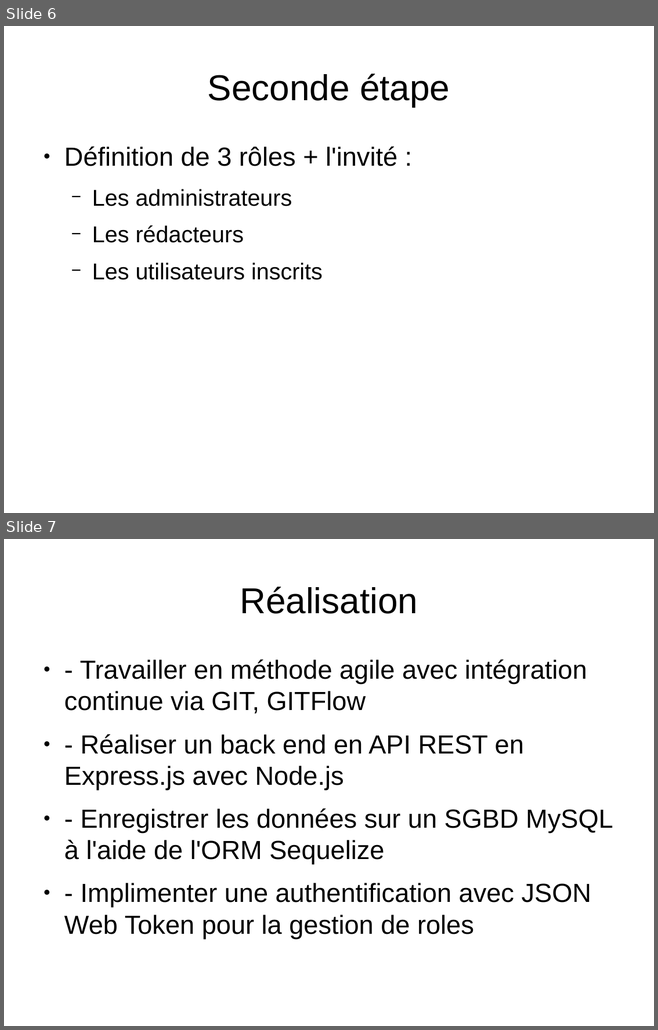
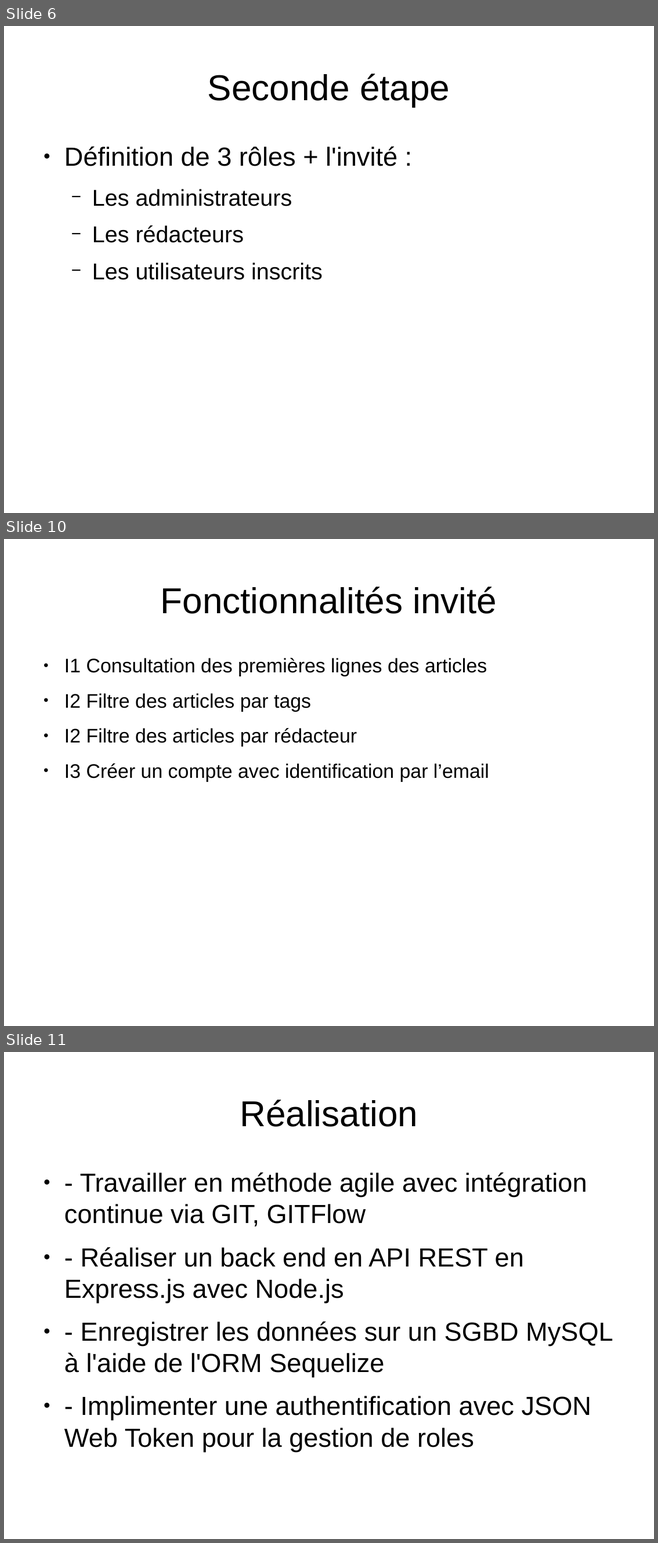
Before and after one commit to Wathil/POECNews, a slide deck: presentation.odp. Shown one above the other, each under a label of ours: slides 6 and 7 before the commit, slides 6, 10 and 11 after it; the slides between them are not shown. The pictures are 658x1030 and 658x1543 pixels, drawn with LibreOffice and Linux fonts; fonts in the diff are those of the drawing. Boxes give left, top, right and bottom in pixels: in the first picture for what was removed or moved away, otherwise in the second. Text is boxed around its words. In the diff, an @@ line names an element or a change of style, - is before the commit and + after.

```diff
--- a/presentation.odp
+++ b/presentation.odp
@@ slide 10 added at <box>4,539,654,1026</box>, background #FFFFFF @@
@@ title added at <box>161,587,496,614</box>, 44 pt, text #000000 @@
+Fonctionnalités invité
@@ text added at <box>64,658,489,782</box>, 24 pt, text #000000 @@
+● I1 Consultation des premières lignes des articles
+● I2 Filtre des articles par tags
+● I2 Filtre des articles par rédacteur
+● I3 Créer un compte avec identification par l’email
@@ what was slide 7 is now slide 11 @@
```
Also in this commit, not shown: 3 slides changed, 4 other slides added.
